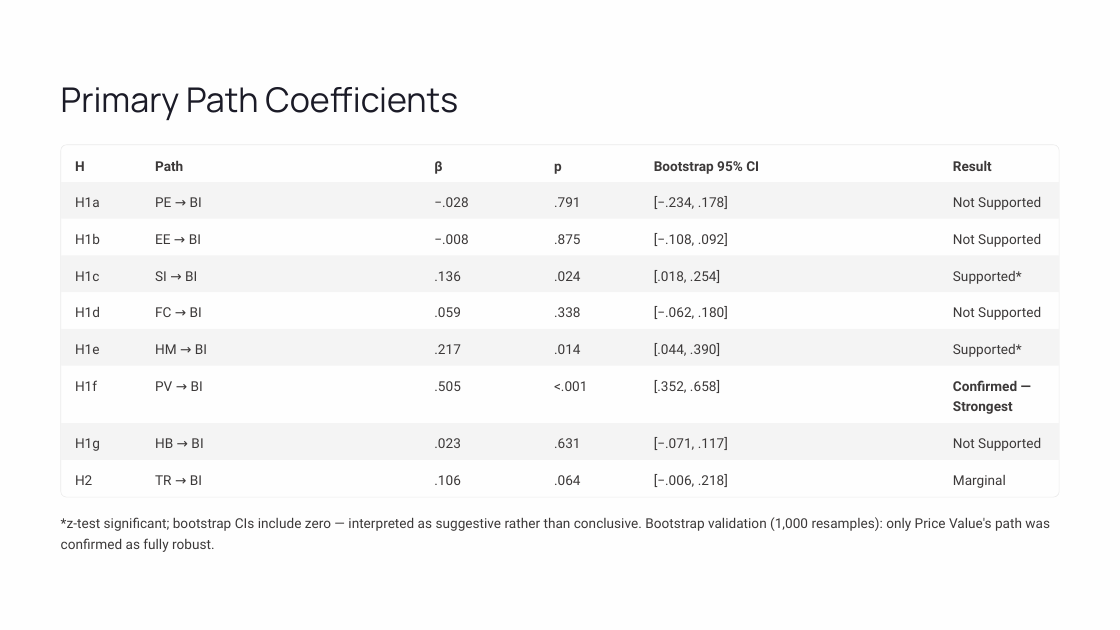
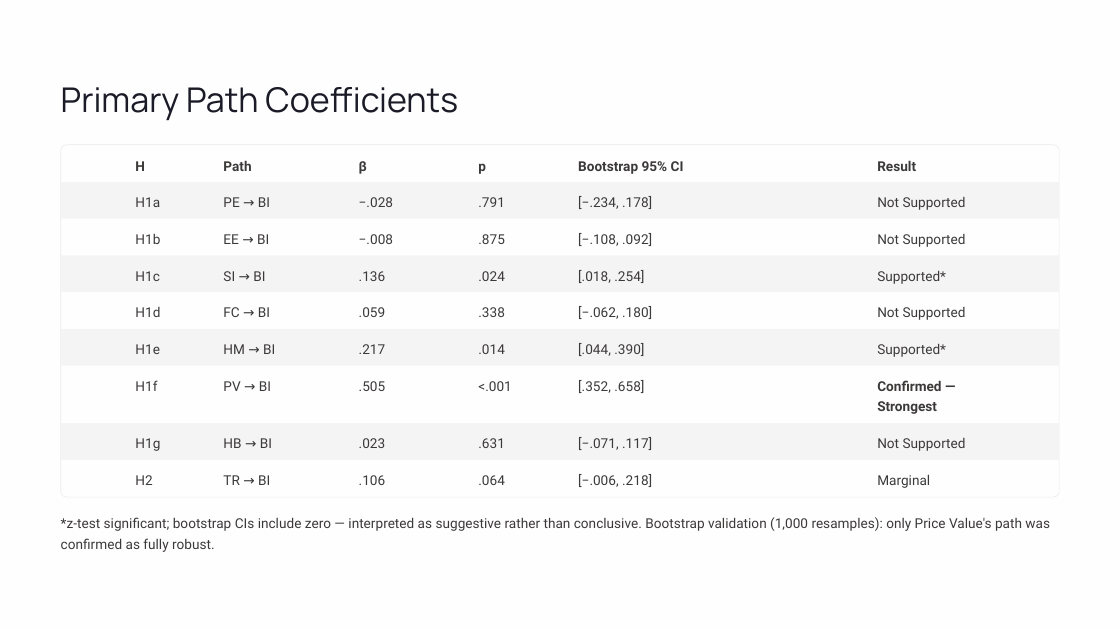
Before and after one commit to fabioc-aloha/AIRS_Data_Analysis, a slide deck: slide 18 of defence/exports/AI-Readiness-Scale-AIRS v3.pptx. Drawn at 1120x630 pixels with LibreOffice and Linux fonts; fonts in the diff are those of the drawing. Boxes give left, top, right and bottom in pixels: in the first picture for what was removed or moved away, otherwise in the second. Text is boxed around its words. In the diff, an @@ line names an element or a change of style, - is before the commit and + after.

```diff
--- a/defence/exports/AI-Readiness-Scale-AIRS v3.pptx
+++ b/defence/exports/AI-Readiness-Scale-AIRS v3.pptx
@@ 9 texts: place and size @@
-9 texts at bbox=[75, 161, 100, 485]
+9 texts at bbox=[135, 161, 160, 485]
@@ 9 texts: place and size @@
-9 texts at bbox=[155, 160, 207, 485]
+9 texts at bbox=[223, 160, 275, 485]
@@ 36 texts: place and size @@
-36 texts at bbox=[434, 160, 1041, 488]
+36 texts at bbox=[359, 158, 966, 488]
```
Also in this commit, not shown: 4 other slides changed, 13 other files.
